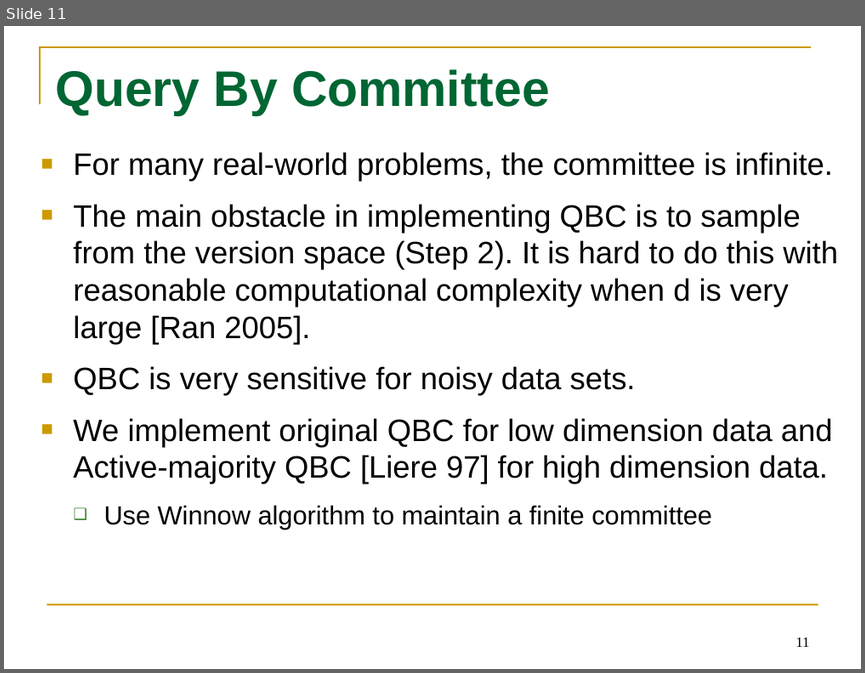
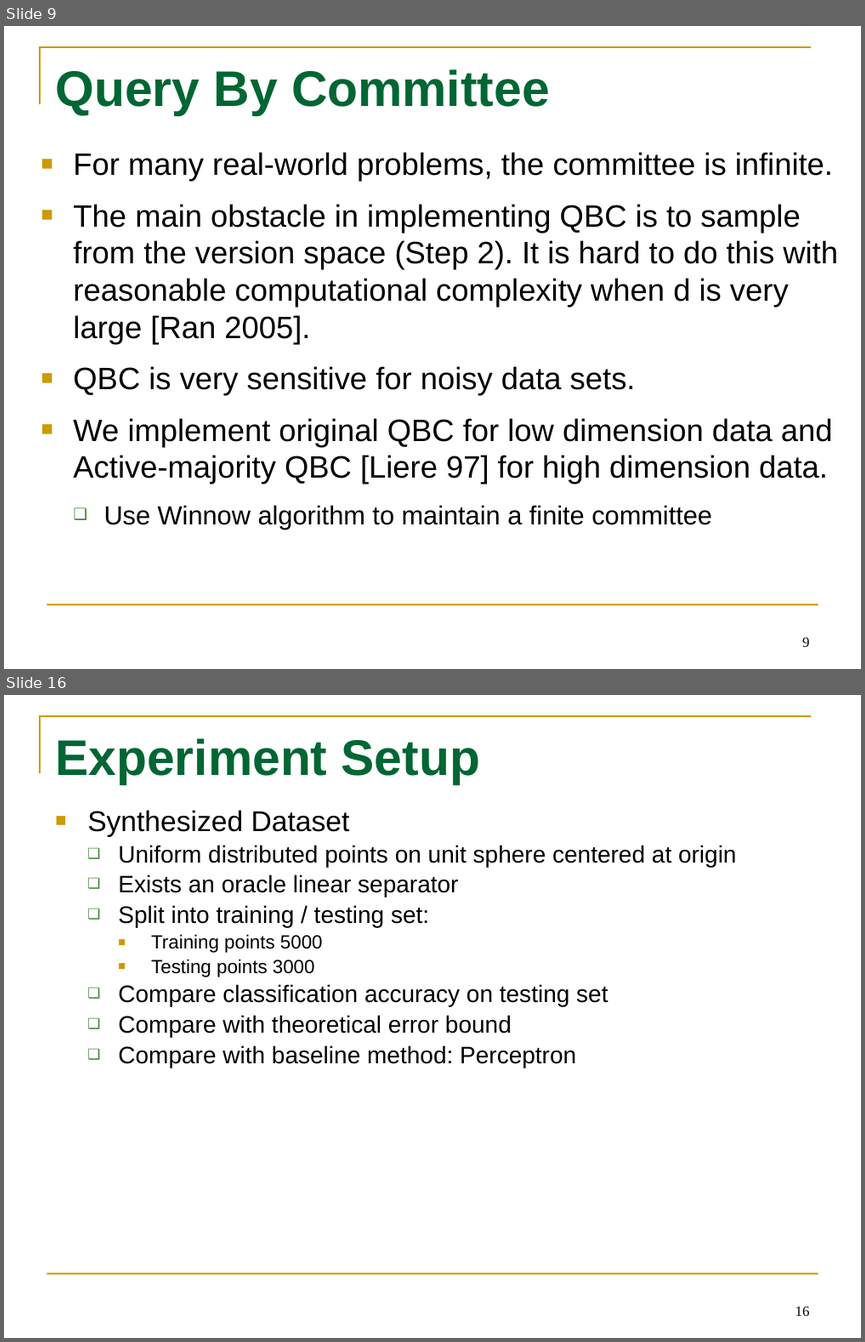
Before and after one commit to tttyy/Active-Learning, a slide deck: presentation/Activelearning.pptx. Shown one above the other, each under a label of ours: slide 11 before the commit, slides 9 and 16 after it; the slides between them are not shown. The pictures are 865x673 and 865x1342 pixels, drawn with LibreOffice and Linux fonts; fonts in the diff are those of the drawing. Boxes give left, top, right and bottom in pixels: in the first picture for what was removed or moved away, otherwise in the second. Text is boxed around its words. In the diff, an @@ line names an element or a change of style, - is before the commit and + after.

```diff
--- a/presentation/Activelearning.pptx
+++ b/presentation/Activelearning.pptx
@@ slide 16 added at [4, 695, 861, 1338], background #FFFFFF; not listed: 2 template elements that a slide beside it also shows @@
@@ title added at [55, 738, 480, 784], 42 pt, text #006633, bold @@
+Experiment Setup
@@ text added at [87, 810, 737, 1067], 20 pt, text #000000 @@
+■ Synthesized Dataset
+  ❑ Uniform distributed points on unit sphere centered at origin
+  ❑ Exists an oracle linear separator
+  ❑ Split into training / testing set:
+    ■ Training points 5000
+    ■ Testing points 3000
+  ❑ Compare classification accuracy on testing set
+  ❑ Compare with theoretical error bound
+  ❑ Compare with baseline method: Perceptron
@@ page number added at [795, 1306, 810, 1315], 12 pt, text #000000 @@
+16
@@ what was slide 11 is now slide 9 @@
@@ page number at [802, 637, 809, 646]: text changed @@
-11
+9
```
Also in this commit, not shown: 8 slides changed, 4 other slides added, 1 slide removed.
